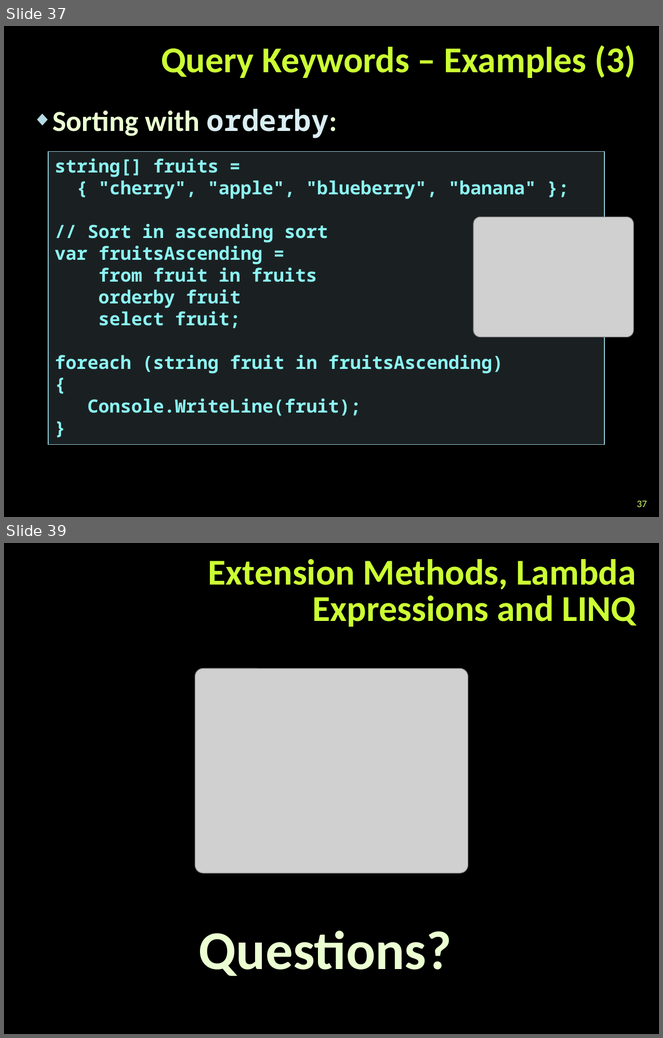
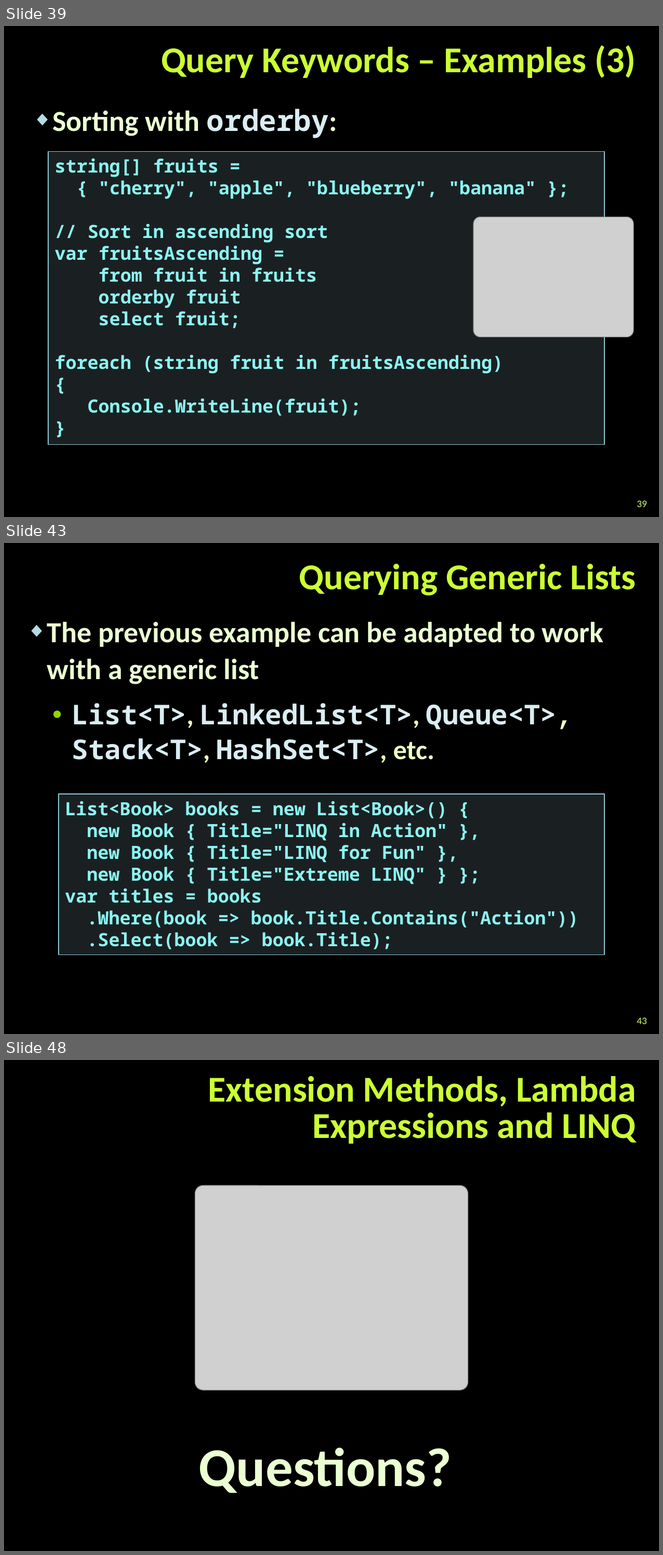
Before and after one commit to NikolayGenov/TelerikAcademy, a slide deck: OOP/Lectures/Extension-Methods-Delegates-Lambda-LINQ.pptx. Shown one above the other, each under a label of ours: slides 37 and 39 before the commit, slides 39, 43 and 48 after it; the slides between them are not shown. The pictures are 663x1038 and 663x1555 pixels, drawn with LibreOffice and Linux fonts; fonts in the diff are those of the drawing; grey boxes stand for pictures; background and template pictures are left out. Boxes give left, top, right and bottom in pixels: in the first picture for what was removed or moved away, otherwise in the second. Text is boxed around its words. In the diff, an @@ line names an element or a change of style, - is before the commit and + after.

```diff
--- a/OOP/Lectures/Extension-Methods-Delegates-Lambda-LINQ.pptx
+++ b/OOP/Lectures/Extension-Methods-Delegates-Lambda-LINQ.pptx
@@ slide 43 added at (4, 543, 659, 1034), background picture (left out) @@
@@ title added at (299, 564, 636, 596), 40 pt, text #CCFF33, bold @@
+Querying Generic Lists
@@ text added at (47, 622, 604, 763), 30 pt, text #EBFFD2, bold @@
+◆ The previous example can be adapted to work with a generic list
+  • List<T>, LinkedList<T>, Queue<T>, Stack<T>, HashSet<T>, etc.
@@ rectangle added at (59, 794, 604, 955), fill #B5DBE5 at 15% opacity, outline #90CAD7 1 pt, 20 pt, text #8CF4F2, bold @@
+List<Book> books = new List<Book>() {
+new Book { Title="LINQ in Action" },
+new Book { Title="LINQ for Fun" },
+new Book { Title="Extreme LINQ" } };
+var titles = books
+.Where(book => book.Title.Contains("Action"))
+.Select(book => book.Title);
@@ page number added at (637, 1018, 647, 1025), 11 pt, text #CCFF66 @@
+43
@@ what was slide 37 is now slide 39 @@
@@ page number at (637, 501, 647, 508): text changed @@
-37
+39
@@ what was slide 39 is now slide 48 @@
```
Also in this commit, not shown: 2 slides changed, 9 other slides added, 11 other files.
